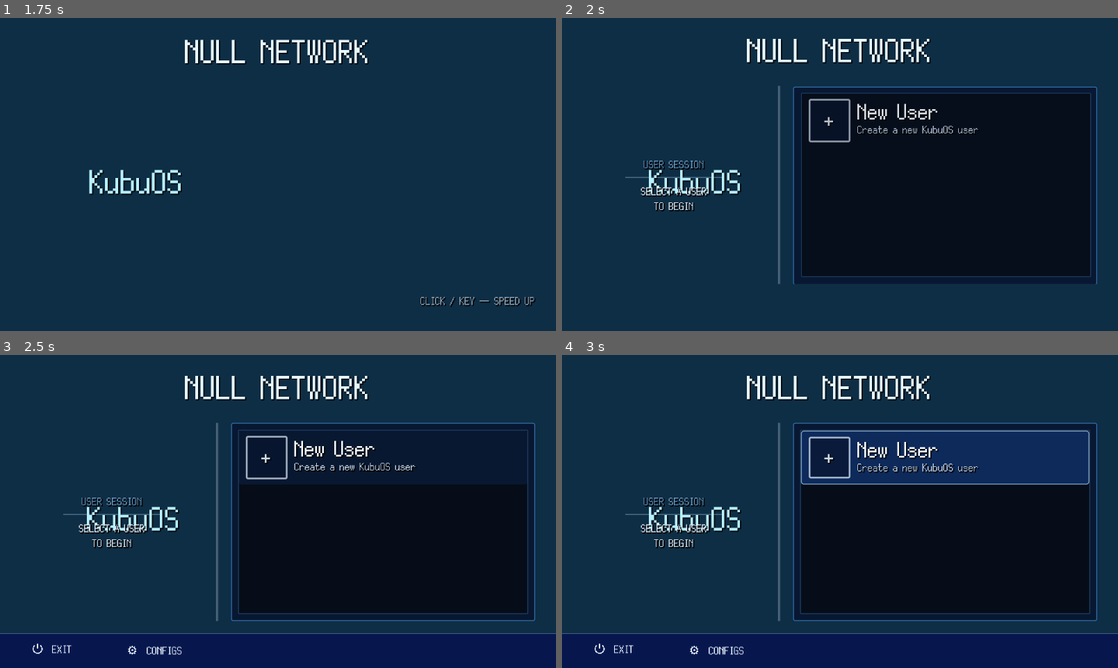
Above: before the commit, frames 1-4 (two rows, left to right).
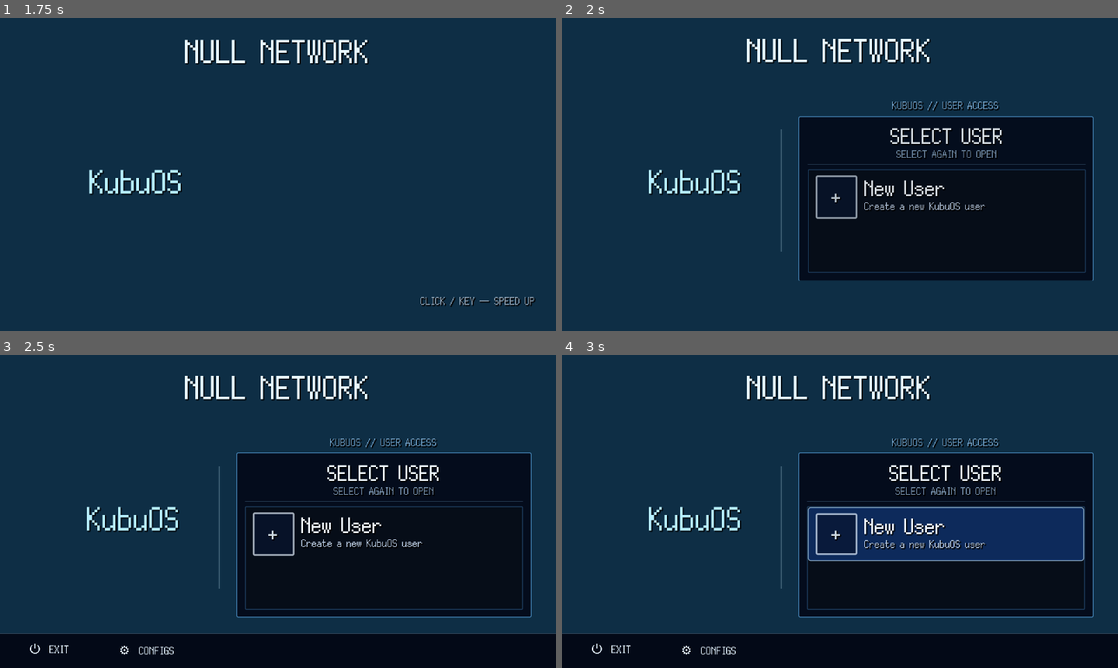
Above: after the commit, the same moments.

Repository: GYU-GAZE/NULL-NETWORK
Game: Godot game, scene res://core/bootstrap/bootstrap.tscn
Same seed, same stepped clock (60 frames per second), same inputs: the game is played once before the commit and once after it. The engine's default icon, where the game draws it, is replaced by a stand-in: a white triangle on a blue panel in a dark square.
Inputs (mouse positions are in pixels of both pictures, inside the frame that each line leads up to; where the layout moved, square brackets give the same spot in the first picture):
- Up to frame 1 (1.75 s): tap Enter at 0.5 s; move the mouse to (400, 158) at 0.52 s; hold D (local_area_move_right) 0.53-1.25 s; tap E (local_area_interact) at 0.6 s; click (400, 158) at 0.67 s; drag from (166, 190) to (250, 237) at 1.27 s
- Up to frame 2 (2 s): no input
- Up to frame 3 (2.5 s): move the mouse to (333, 442) at 2.02 s; hold D (local_area_move_right) from 2.03 s (still down); tap E (local_area_interact) at 2.1 s; click (333, 442) at 2.17 s
- Up to frame 4 (3 s): release D (local_area_move_right) at 2.75 s; click (945, 533) [945, 458] at 2.75 s

Frame 1 is identical in both runs. In frame 2, 7.8% of the frame differs, in the area x 11-97%, y 21-86%; in frame 3, 17%; in frame 4, 29%, in the area x 0-100%, y 21-100%.

Commit message:
Revamp startup login composition

Diff:
--- a/systems/startup/startup_menu.tscn
+++ b/systems/startup/startup_menu.tscn
@@ -1,20 +1,21 @@
-[gd_scene load_steps=8 format=3]
+[gd_scene load_steps=9 format=3]
 
 [ext_resource type="Script" path="res://systems/startup/startup_menu.gd" id="1_script"]
 [ext_resource type="Resource" path="res://data/content/startup/default_startup_presentation.tres" id="2_data"]
 [ext_resource type="PackedScene" path="res://systems/startup/startup_mode_option.tscn" id="3_mode_option"]
 [ext_resource type="Script" path="res://systems/ui/motion/ui_motion_player.gd" id="4_motion_player"]
 [ext_resource type="Resource" path="res://data/content/ui/motion/kubuos_default_motion.tres" id="5_motion"]
+[ext_resource type="Script" path="res://systems/startup/startup_surface_host.gd" id="6_surface_host"]
 
 [sub_resource type="StyleBoxEmpty" id="StyleBoxEmpty_main"]
 
 [sub_resource type="StyleBoxFlat" id="StyleBoxFlat_account_surface"]
-bg_color = Color(0.025, 0.075, 0.18, 0.82)
+bg_color = Color(0.012, 0.038, 0.095, 0.92)
 border_width_left = 1
 border_width_top = 1
 border_width_right = 1
 border_width_bottom = 1
-border_color = Color(0.24, 0.5, 0.78, 0.82)
+border_color = Color(0.36, 0.66, 0.9, 0.7)
 corner_radius_top_left = 2
 corner_radius_top_right = 2
 corner_radius_bottom_right = 2
@@ -42,7 +43,7 @@
 anchors_preset = 15
 anchor_right = 1.0
 anchor_bottom = 1.0
-offset_top = 70.0
+offset_top = 82.0
 offset_bottom = -46.0
 grow_horizontal = 2
 grow_vertical = 2
@@ -56,96 +57,76 @@
 grow_horizontal = 2
 grow_vertical = 2
 mouse_filter = 2
-theme_override_constants/margin_left = 24
-theme_override_constants/margin_top = 8
-theme_override_constants/margin_right = 24
-theme_override_constants/margin_bottom = 8
+theme_override_constants/margin_left = 28
+theme_override_constants/margin_top = 6
+theme_override_constants/margin_right = 28
+theme_override_constants/margin_bottom = 6
 
 [node name="Columns" type="HBoxContainer" parent="MenuArea/MenuMargin"]
 layout_mode = 2
 mouse_filter = 2
-theme_override_constants/separation = 14
-
-[node name="LeftPane" type="CenterContainer" parent="MenuArea/MenuMargin/Columns"]
-custom_minimum_size = Vector2(112, 0)
+theme_override_constants/separation = 18
+
+[node name="LeftPane" type="Control" parent="MenuArea/MenuMargin/Columns"]
+custom_minimum_size = Vector2(176, 0)
 layout_mode = 2
 size_flags_horizontal = 3
-size_flags_stretch_ratio = 0.75
-mouse_filter = 2
-
-[node name="LeftContent" type="VBoxContainer" parent="MenuArea/MenuMargin/Columns/LeftPane"]
-custom_minimum_size = Vector2(112, 0)
-layout_mode = 2
-mouse_filter = 2
-theme_override_constants/separation = 8
-
-[node name="SessionLabel" type="Label" parent="MenuArea/MenuMargin/Columns/LeftPane/LeftContent"]
-layout_mode = 2
-mouse_filter = 2
-theme_override_colors/font_color = Color(0.55, 0.78, 1, 0.72)
-theme_override_font_sizes/font_size = 14
-text = "USER SESSION"
-horizontal_alignment = 1
-
-[node name="SignalLine" type="ColorRect" parent="MenuArea/MenuMargin/Columns/LeftPane/LeftContent"]
-custom_minimum_size = Vector2(0, 1)
-layout_mode = 2
-mouse_filter = 2
-color = Color(0.72, 0.9, 1, 0.34)
-
-[node name="LeftInstruction" type="Label" parent="MenuArea/MenuMargin/Columns/LeftPane/LeftContent"]
-unique_name_in_owner = true
-layout_mode = 2
-mouse_filter = 2
-theme_override_colors/font_color = Color(0.9, 0.95, 1, 0.9)
-theme_override_font_sizes/font_size = 14
-text = "SELECT A USER\nTO BEGIN"
-horizontal_alignment = 1
-vertical_alignment = 1
+size_flags_stretch_ratio = 0.9
+mouse_filter = 2
 
 [node name="DividerStack" type="Control" parent="MenuArea/MenuMargin/Columns"]
-custom_minimum_size = Vector2(4, 0)
+custom_minimum_size = Vector2(3, 0)
 layout_mode = 2
 mouse_filter = 2
 
 [node name="DividerGlow" type="ColorRect" parent="MenuArea/MenuMargin/Columns/DividerStack"]
 layout_mode = 1
-anchors_preset = 15
-anchor_right = 1.0
-anchor_bottom = 1.0
-grow_horizontal = 2
-grow_vertical = 2
-mouse_filter = 2
-color = Color(0.86, 0.94, 1, 0.06)
+anchor_top = 0.18
+anchor_right = 1.0
+anchor_bottom = 0.82
+grow_horizontal = 2
+grow_vertical = 2
+mouse_filter = 2
+color = Color(0.72, 0.9, 1, 0.05)
 
 [node name="Divider" type="ColorRect" parent="MenuArea/MenuMargin/Columns/DividerStack"]
 layout_mode = 1
 anchors_preset = 5
 anchor_left = 0.5
+anchor_top = 0.18
 anchor_right = 0.5
-anchor_bottom = 1.0
+anchor_bottom = 0.82
 offset_left = -1.0
-offset_right = 1.0
-grow_horizontal = 2
-grow_vertical = 2
-mouse_filter = 2
-color = Color(0.9, 0.96, 1, 0.24)
+offset_right = 0.0
+grow_horizontal = 2
+grow_vertical = 2
+mouse_filter = 2
+color = Color(0.82, 0.94, 1, 0.28)
 
 [node name="RightColumn" type="VBoxContainer" parent="MenuArea/MenuMargin/Columns"]
 unique_name_in_owner = true
-custom_minimum_size = Vector2(240, 0)
+custom_minimum_size = Vector2(340, 0)
 layout_mode = 2
 size_flags_horizontal = 3
-size_flags_stretch_ratio = 1.25
-theme_override_constants/separation = 4
+size_flags_stretch_ratio = 1.1
+theme_override_constants/separation = 5
+alignment = 1
+
+[node name="SurfaceKicker" type="Label" parent="MenuArea/MenuMargin/Columns/RightColumn"]
+layout_mode = 2
+mouse_filter = 2
+theme_override_colors/font_color = Color(0.56, 0.78, 0.96, 0.78)
+theme_override_font_sizes/font_size = 14
+text = "KUBUOS // USER ACCESS"
+horizontal_alignment = 1
 
 [node name="SurfaceHost" type="Control" parent="MenuArea/MenuMargin/Columns/RightColumn"]
 unique_name_in_owner = true
-custom_minimum_size = Vector2(0, 128)
-layout_mode = 2
-size_flags_vertical = 3
+custom_minimum_size = Vector2(0, 268)
+layout_mode = 2
 clip_contents = true
 mouse_filter = 1
+script = ExtResource("6_surface_host")
 
 [node name="AccountSurface" type="PanelContainer" parent="MenuArea/MenuMargin/Columns/RightColumn/SurfaceHost"]
 unique_name_in_owner = true
@@ -170,21 +151,49 @@
 
 [node name="Margin" type="MarginContainer" parent="MenuArea/MenuMargin/Columns/RightColumn/SurfaceHost/UserPanel"]
 layout_mode = 2
-theme_override_constants/margin_left = 8
-theme_override_constants/margin_top = 8
-theme_override_constants/margin_right = 8
-theme_override_constants/margin_bottom = 8
+theme_override_constants/margin_left = 10
+theme_override_constants/margin_top = 9
+theme_override_constants/margin_right = 10
+theme_override_constants/margin_bottom = 9
 
 [node name="Root" type="VBoxContainer" parent="MenuArea/MenuMargin/Columns/RightColumn/SurfaceHost/UserPanel/Margin"]
 layout_mode = 2
-
-[node name="Scroll" type="ScrollContainer" parent="MenuArea/MenuMargin/Columns/RightColumn/SurfaceHost/UserPanel/Margin/Root"]
+theme_override_constants/separation = 5
+
+[node name="UserHeader" type="VBoxContainer" parent="MenuArea/MenuMargin/Columns/RightColumn/SurfaceHost/UserPanel/Margin/Root"]
+layout_mode = 2
+mouse_filter = 2
+theme_override_constants/separation = 0
+
+[node name="UserTitle" type="Label" parent="MenuArea/MenuMargin/Columns/RightColumn/SurfaceHost/UserPanel/Margin/Root/UserHeader"]
+layout_mode = 2
+mouse_filter = 2
+theme_override_colors/font_color = Color(0.95, 0.98, 1, 1)
+theme_override_font_sizes/font_size = 28
+text = "SELECT USER"
+horizontal_alignment = 1
+
+[node name="UserHint" type="Label" parent="MenuArea/MenuMargin/Columns/RightColumn/SurfaceHost/UserPanel/Margin/Root/UserHeader"]
+layout_mode = 2
+mouse_filter = 2
+theme_override_colors/font_color = Color(0.66, 0.8, 0.94, 0.72)
+theme_override_font_sizes/font_size = 14
+text = "SELECT AGAIN TO OPEN"
+horizontal_alignment = 1
+
+[node name="UserRule" type="ColorRect" parent="MenuArea/MenuMargin/Columns/RightColumn/SurfaceHost/UserPanel/Margin/Root"]
+custom_minimum_size = Vector2(0, 1)
+layout_mode = 2
+mouse_filter = 2
+color = Color(0.58, 0.8, 1, 0.22)
+
+[node name="ProfileScroll" type="ScrollContainer" parent="MenuArea/MenuMargin/Columns/RightColumn/SurfaceHost/UserPanel/Margin/Root"]
 unique_name_in_owner = true
 layout_mode = 2
 size_flags_vertical = 3
 horizontal_scroll_mode = 0
 
-[node name="ProfileList" type="VBoxContainer" parent="MenuArea/MenuMargin/Columns/RightColumn/SurfaceHost/UserPanel/Margin/Root/Scroll"]
+[node name="ProfileList" type="VBoxContainer" parent="MenuArea/MenuMargin/Columns/RightColumn/SurfaceHost/UserPanel/Margin/Root/ProfileScroll"]
 unique_name_in_owner = true
 layout_mode = 2
 size_flags_horizontal = 3
@@ -199,40 +208,42 @@
 grow_vertical = 2
 theme_override_styles/panel = SubResource("StyleBoxEmpty_main")
 
-[node name="Margin" type="MarginContainer" parent="MenuArea/MenuMargin/Columns/RightColumn/SurfaceHost/ModePanel"]
-layout_mode = 2
-theme_override_constants/margin_left = 8
-theme_override_constants/margin_top = 8
-theme_override_constants/margin_right = 8
-theme_override_constants/margin_bottom = 8
-
-[node name="ModeScroll" type="ScrollContainer" parent="MenuArea/MenuMargin/Columns/RightColumn/SurfaceHost/ModePanel/Margin"]
+[node name="ModeMargin" type="MarginContainer" parent="MenuArea/MenuMargin/Columns/RightColumn/SurfaceHost/ModePanel"]
+unique_name_in_owner = true
+layout_mode = 2
+theme_override_constants/margin_left = 10
+theme_override_constants/margin_top = 10
+theme_override_constants/margin_right = 10
+theme_override_constants/margin_bottom = 10
+
+[node name="ModeScroll" type="ScrollContainer" parent="MenuArea/MenuMargin/Columns/RightColumn/SurfaceHost/ModePanel/ModeMargin"]
 unique_name_in_owner = true
 layout_mode = 2
 horizontal_scroll_mode = 0
 vertical_scroll_mode = 1
 
-[node name="ModeContentRoot" type="VBoxContainer" parent="MenuArea/MenuMargin/Columns/RightColumn/SurfaceHost/ModePanel/Margin/ModeScroll"]
+[node name="ModeContentRoot" type="VBoxContainer" parent="MenuArea/MenuMargin/Columns/RightColumn/SurfaceHost/ModePanel/ModeMargin/ModeScroll"]
 unique_name_in_owner = true
 layout_mode = 2
 size_flags_horizontal = 3
 theme_override_constants/separation = 6
 
-[node name="Header" type="Control" parent="MenuArea/MenuMargin/Columns/RightColumn/SurfaceHost/ModePanel/Margin/ModeScroll/ModeContentRoot"]
-custom_minimum_size = Vector2(0, 32)
-layout_mode = 2
-
-[node name="BackButton" type="Button" parent="MenuArea/MenuMargin/Columns/RightColumn/SurfaceHost/ModePanel/Margin/ModeScroll/ModeContentRoot/Header"]
+[node name="ModeHeader" type="Control" parent="MenuArea/MenuMargin/Columns/RightColumn/SurfaceHost/ModePanel/ModeMargin/ModeScroll/ModeContentRoot"]
+unique_name_in_owner = true
+custom_minimum_size = Vector2(0, 28)
+layout_mode = 2
+
+[node name="BackButton" type="Button" parent="MenuArea/MenuMargin/Columns/RightColumn/SurfaceHost/ModePanel/ModeMargin/ModeScroll/ModeContentRoot/ModeHeader"]
 unique_name_in_owner = true
 layout_mode = 1
 anchors_preset = 0
-offset_right = 32.0
-offset_bottom = 32.0
+offset_right = 28.0
+offset_bottom = 28.0
 focus_mode = 1
 text = "<"
 flat = true
 
-[node name="NewUserTitle" type="Label" parent="MenuArea/MenuMargin/Columns/RightColumn/SurfaceHost/ModePanel/Margin/ModeScroll/ModeContentRoot/Header"]
+[node name="NewUserTitle" type="Label" parent="MenuArea/MenuMargin/Columns/RightColumn/SurfaceHost/ModePanel/ModeMargin/ModeScroll/ModeContentRoot/ModeHeader"]
 unique_name_in_owner = true
 layout_mode = 1
 anchors_preset = 15
@@ -247,33 +258,35 @@
 horizontal_alignment = 1
 vertical_alignment = 1
 
-[node name="ModeHint" type="Label" parent="MenuArea/MenuMargin/Columns/RightColumn/SurfaceHost/ModePanel/Margin/ModeScroll/ModeContentRoot"]
-unique_name_in_owner = true
-layout_mode = 2
-mouse_filter = 2
-theme_override_colors/font_color = Color(0.72, 0.84, 0.96, 0.8)
+[node name="ModeHint" type="Label" parent="MenuArea/MenuMargin/Columns/RightColumn/SurfaceHost/ModePanel/ModeMargin/ModeScroll/ModeContentRoot"]
+unique_name_in_owner = true
+layout_mode = 2
+mouse_filter = 2
+theme_override_colors/font_color = Color(0.66, 0.8, 0.94, 0.76)
 theme_override_font_sizes/font_size = 14
 text = "SELECT SAVE MODE"
 horizontal_alignment = 1
 
-[node name="ModeOptions" type="VBoxContainer" parent="MenuArea/MenuMargin/Columns/RightColumn/SurfaceHost/ModePanel/Margin/ModeScroll/ModeContentRoot"]
+[node name="ModeOptions" type="VBoxContainer" parent="MenuArea/MenuMargin/Columns/RightColumn/SurfaceHost/ModePanel/ModeMargin/ModeScroll/ModeContentRoot"]
+unique_name_in_owner = true
 layout_mode = 2
 theme_override_constants/separation = 5
 
-[node name="SafeModeOption" parent="MenuArea/MenuMargin/Columns/RightColumn/SurfaceHost/ModePanel/Margin/ModeScroll/ModeContentRoot/ModeOptions" instance=ExtResource("3_mode_option")]
-unique_name_in_owner = true
-
-[node name="CommitModeOption" parent="MenuArea/MenuMargin/Columns/RightColumn/SurfaceHost/ModePanel/Margin/ModeScroll/ModeContentRoot/ModeOptions" instance=ExtResource("3_mode_option")]
+[node name="SafeModeOption" parent="MenuArea/MenuMargin/Columns/RightColumn/SurfaceHost/ModePanel/ModeMargin/ModeScroll/ModeContentRoot/ModeOptions" instance=ExtResource("3_mode_option")]
+unique_name_in_owner = true
+
+[node name="CommitModeOption" parent="MenuArea/MenuMargin/Columns/RightColumn/SurfaceHost/ModePanel/ModeMargin/ModeScroll/ModeContentRoot/ModeOptions" instance=ExtResource("3_mode_option")]
 unique_name_in_owner = true
 
 [node name="ErrorLabel" type="Label" parent="MenuArea/MenuMargin/Columns/RightColumn"]
 unique_name_in_owner = true
 visible = false
-custom_minimum_size = Vector2(0, 28)
+custom_minimum_size = Vector2(0, 24)
 layout_mode = 2
 theme_override_colors/font_color = Color(1, 0.45, 0.42, 1)
 theme_override_font_sizes/font_size = 14
 autowrap_mode = 2
+horizontal_alignment = 1
 
 [node name="BottomBarRoot" type="Control" parent="."]
 unique_name_in_owner = true
@@ -295,7 +308,7 @@
 grow_horizontal = 2
 grow_vertical = 2
 mouse_filter = 2
-color = Color(0.025, 0.08, 0.31, 0.9)
+color = Color(0.01, 0.025, 0.075, 0.92)
 
 [node name="BottomBandHighlight" type="ColorRect" parent="BottomBarRoot"]
 layout_mode = 1
@@ -304,7 +317,7 @@
 offset_bottom = 1.0
 grow_horizontal = 2
 mouse_filter = 2
-color = Color(0.74, 0.9, 1, 0.34)
+color = Color(0.66, 0.86, 1, 0.28)
 
 [node name="UtilityButtons" type="HBoxContainer" parent="BottomBarRoot"]
 unique_name_in_owner = true
@@ -312,15 +325,15 @@
 anchor_top = 0.5
 anchor_bottom = 0.5
 offset_left = 12.0
-offset_top = -15.0
-offset_right = 248.0
-offset_bottom = 15.0
-grow_vertical = 2
-theme_override_constants/separation = 6
+offset_top = -14.0
+offset_right = 236.0
+offset_bottom = 14.0
+grow_vertical = 2
+theme_override_constants/separation = 4
 
 [node name="ExitButton" type="Button" parent="BottomBarRoot/UtilityButtons"]
 unique_name_in_owner = true
-custom_minimum_size = Vector2(96, 30)
+custom_minimum_size = Vector2(90, 28)
 layout_mode = 2
 theme_override_font_sizes/font_size = 14
 text = "⏻  EXIT"
@@ -328,7 +341,7 @@
 
 [node name="ConfigsButton" type="Button" parent="BottomBarRoot/UtilityButtons"]
 unique_name_in_owner = true
-custom_minimum_size = Vector2(128, 30)
+custom_minimum_size = Vector2(126, 28)
 layout_mode = 2
 theme_override_font_sizes/font_size = 14
 text = "⚙  CONFIGS"
